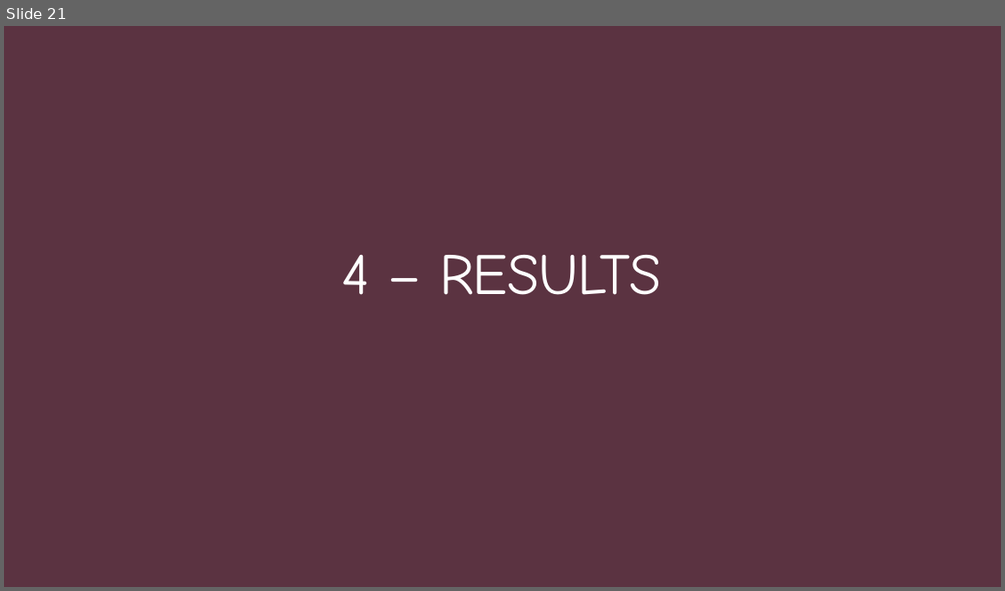
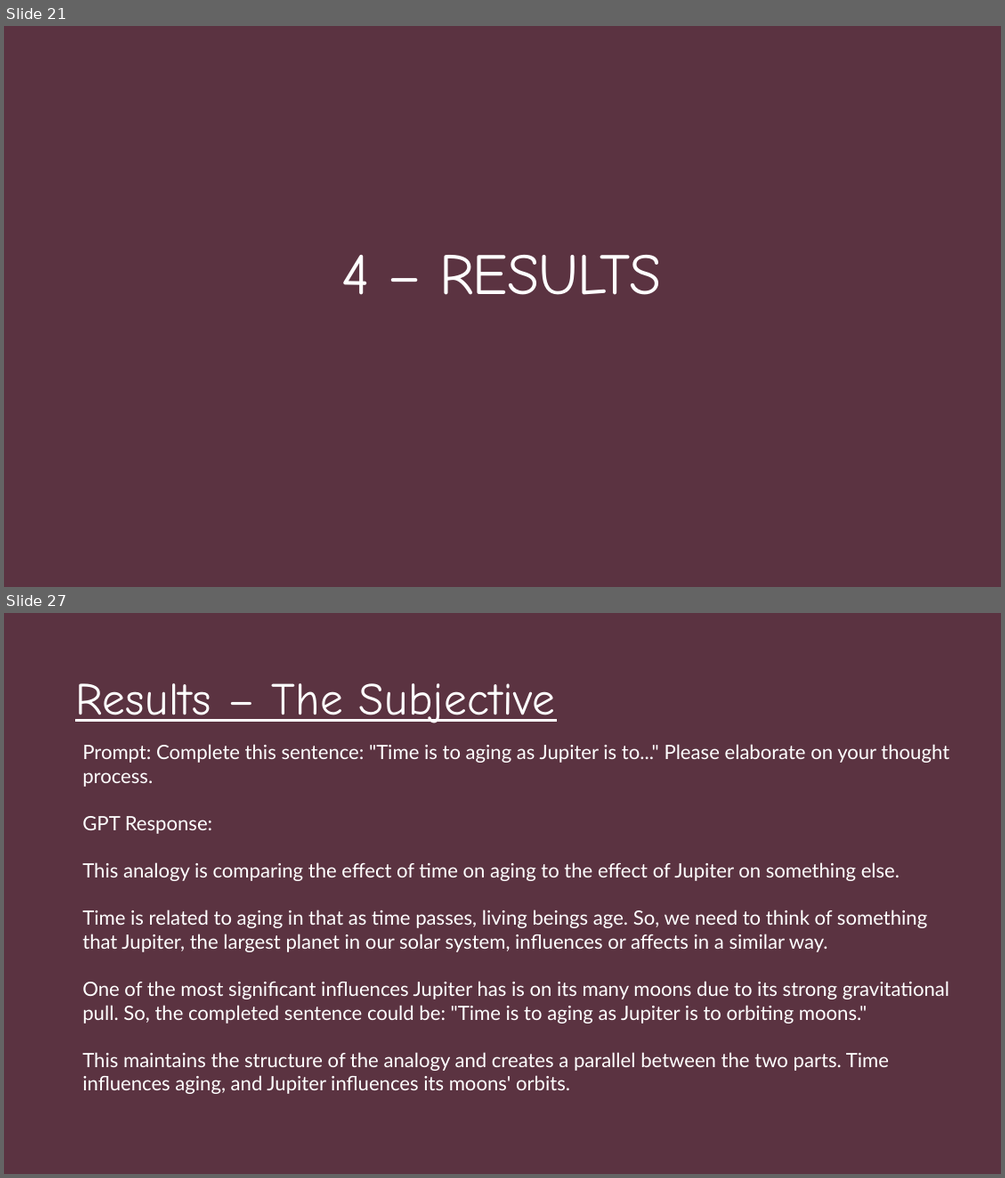
Before and after one commit to nickspeelman/CRA_bot, a slide deck: Causing Confusion in The Chinese Room.pptx. Shown one above the other, each under a label of ours: slide 21 before the commit, slides 21 and 27 after it; the slides between them are not shown. The pictures are 1005x591 and 1005x1178 pixels, drawn with LibreOffice and Linux fonts; fonts in the diff are those of the drawing. Boxes give left, top, right and bottom in pixels: in the first picture for what was removed or moved away, otherwise in the second. Text is boxed around its words. In the diff, an @@ line names an element or a change of style, - is before the commit and + after.

```diff
--- a/Causing Confusion in The Chinese Room.pptx
+++ b/Causing Confusion in The Chinese Room.pptx
@@ slide 27 added at (4, 613, 1001, 1174), background #41242E; not listed: 1 template element that a slide beside it also shows @@
@@ text added at (75, 683, 556, 723), 44 pt, text #FFFFFF, underline @@
+Results – The Subjective
@@ text added at (82, 744, 949, 1094), 19 pt, text #FFFFFF @@
+Prompt: Complete this sentence: "Time is to aging as Jupiter is to..." Please elaborate on your thought process.
+GPT Response:
+This analogy is comparing the effect of time on aging to the effect of Jupiter on something else.
+Time is related to aging in that as time passes, living beings age. So, we need to think of something that Jupiter, the largest planet in our solar system, influences or affects in a similar way.
+One of the most significant influences Jupiter has is on its many moons due to its strong gravitational pull. So, the completed sentence could be: "Time is to aging as Jupiter is to orbiting moons."
+This maintains the structure of the analogy and creates a parallel between the two parts. Time influences aging, and Jupiter influences its moons' orbits.
```
Also in this commit, not shown: 1 slide changed, 13 other slides added, 1 slide removed, 1 other file.
